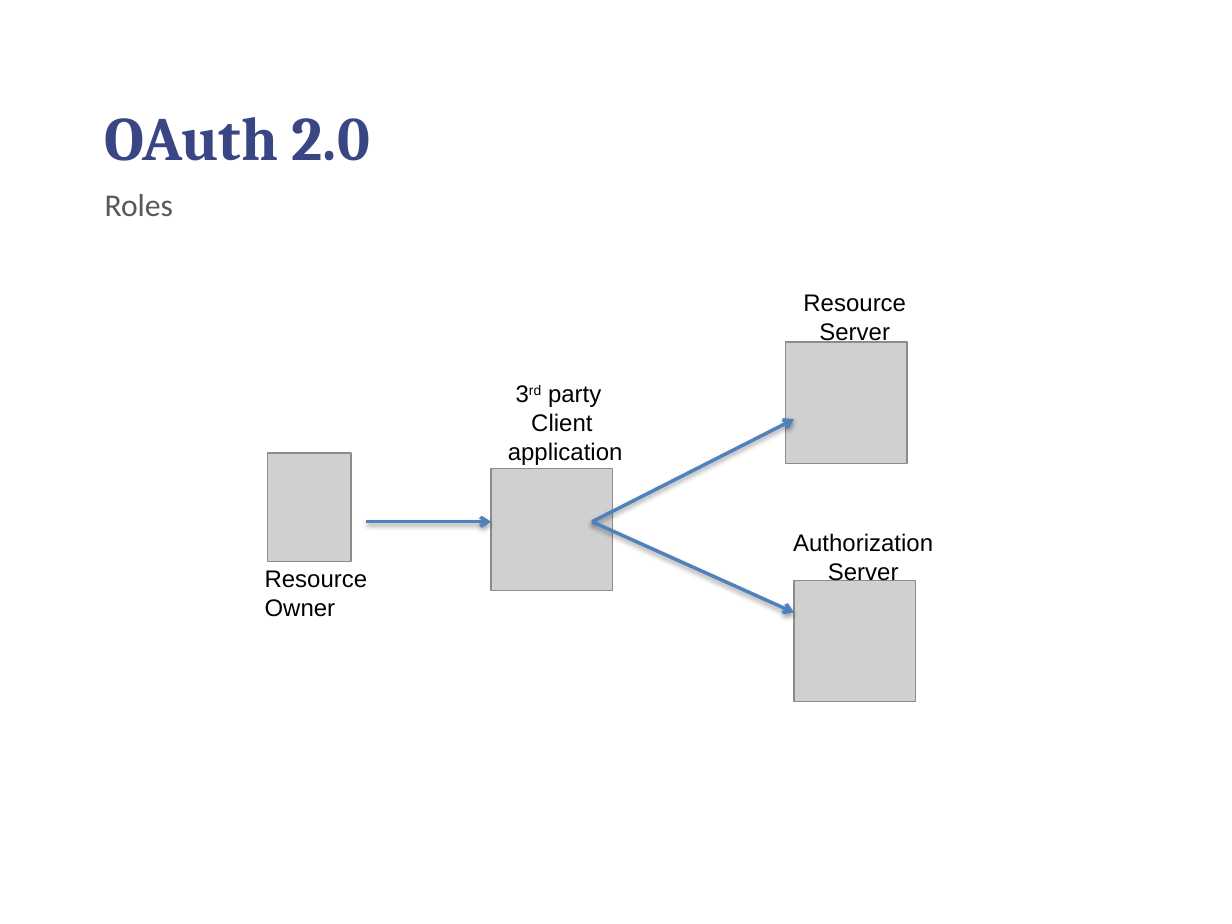
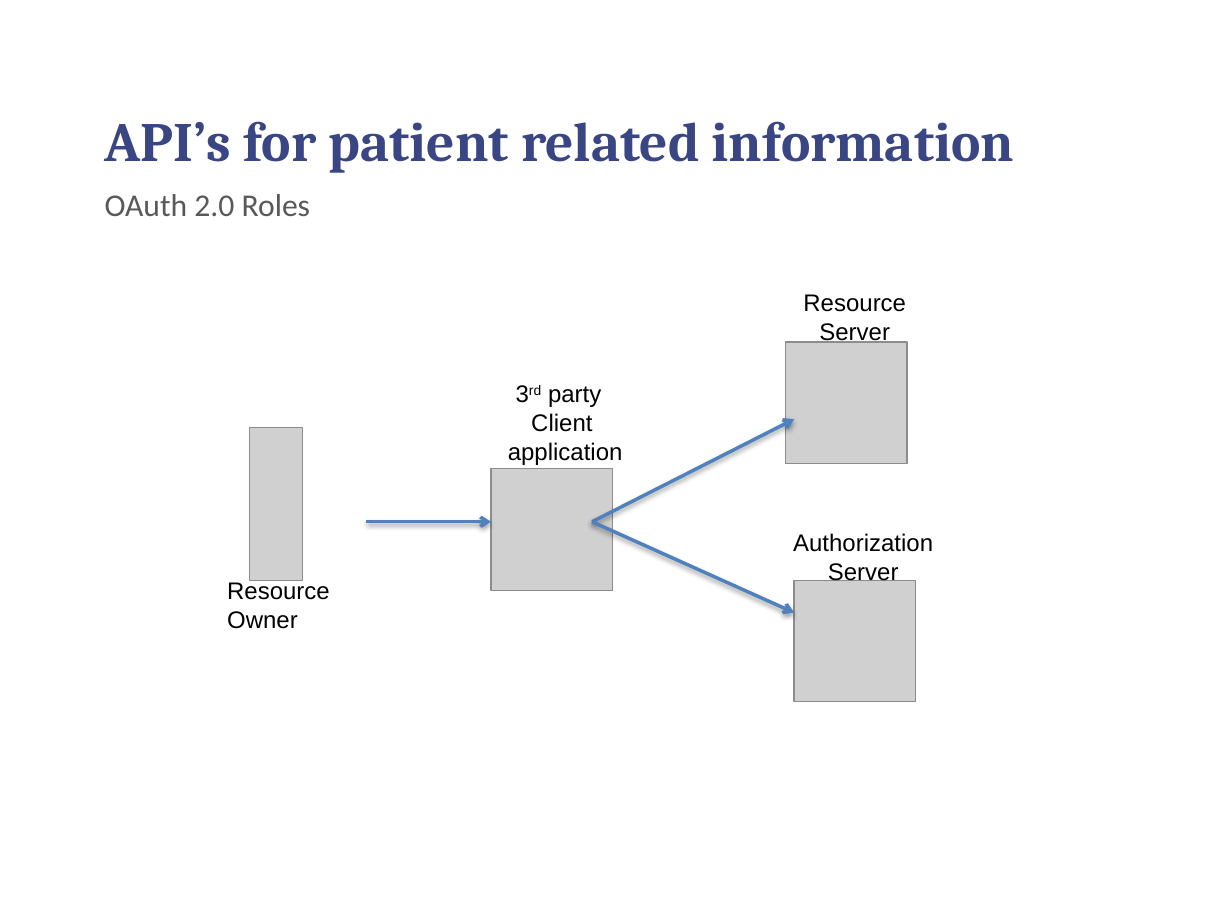
Before and after one commit to chilmers/cadec-healthcare-api-tutorial, a slide deck: slide 14 of Cadec-vårdens-apier.pptx (slide 12 before the commit). Drawn at 1232x924 pixels with LibreOffice and Linux fonts; fonts in the diff are those of the drawing; grey boxes stand for pictures; background and template pictures are left out. Boxes give left, top, right and bottom in pixels: in the first picture for what was removed or moved away, otherwise in the second. Text is boxed around its words. In the diff, an @@ line names an element or a change of style, - is before the commit and + after.

Commit message:
Updated ppt with OAuth info

```diff
--- a/Cadec-vårdens-apier.pptx
+++ b/Cadec-vårdens-apier.pptx
@@ title at <box>105,121,1014,173</box>: text changed; size 36 to 32.4 pt @@
-OAuth 2.0
+API’s for patient related information
@@ subtitle at <box>105,194,311,216</box>: text changed @@
-Roles
+OAuth 2.0 Roles
@@ picture added at <box>250,428,303,580</box> @@
@@ picture removed at <box>267,453,351,562</box> @@
@@ text "Resource": place and size @@
-text "Resource" at <box>265,570,368,617</box>
+text "Resource" at <box>227,580,330,629</box>
```
Also in this commit, not shown: 4 other slides changed, 2 slides added.
